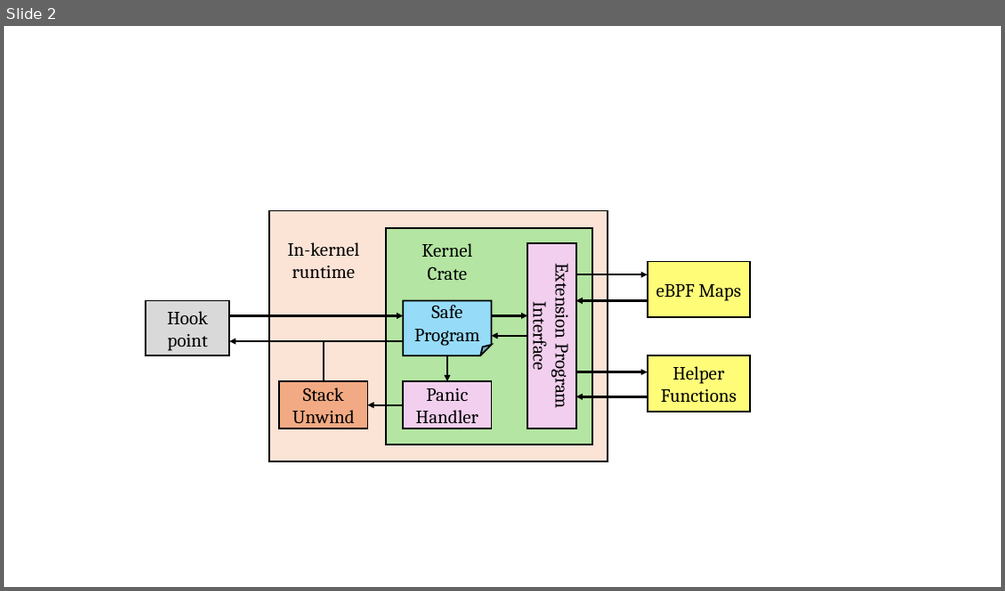
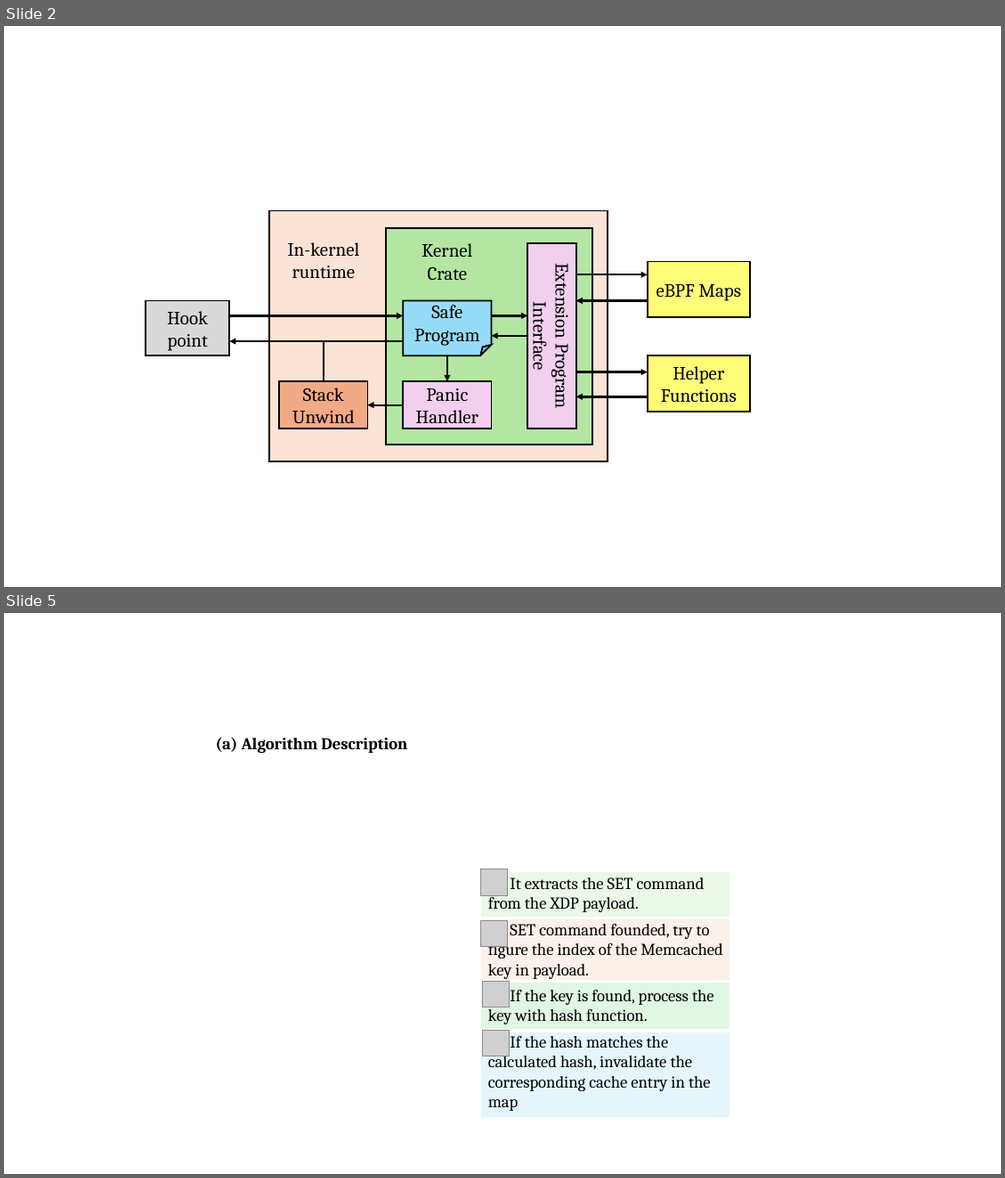
Before and after one commit to upgautamvt/publish-paper, a slide deck: figs/figs.pptx. Shown one above the other, each under a label of ours: slide 2 before the commit, slides 2 and 5 after it; the slides between them are not shown. The pictures are 1005x591 and 1005x1178 pixels, drawn with LibreOffice and Linux fonts; fonts in the diff are those of the drawing; grey boxes stand for pictures. Boxes give left, top, right and bottom in pixels: in the first picture for what was removed or moved away, otherwise in the second. Text is boxed around its words. In the diff, an @@ line names an element or a change of style, - is before the commit and + after.

```diff
--- a/figs/figs.pptx
+++ b/figs/figs.pptx
@@ slide 5 added at (4,613,1001,1174), background #FFFFFF @@
@@ text added at (216,737,407,753), 16 pt, text #000000, bold @@
+(a) Algorithm Description
@@ rectangle added at (481,872,730,916), fill #D9F2D0 at 50% opacity @@
@@ picture added at (481,869,507,896) @@
@@ text added at (488,877,722,1111), 16 pt, text #000000 @@
+It extracts the SET command from the XDP payload.
+SET command founded, try to figure the index of the Memcached key in payload.
+If the key is found, process the key with hash function.
+If the hash matches the calculated hash, invalidate the corresponding cache entry in the map
@@ rectangle added at (481,919,730,981), fill #FBE3D6 at 50% opacity @@
@@ picture added at (481,920,507,947) @@
@@ rectangle added at (481,982,730,1029), fill #C2F1C8 at 50% opacity @@
@@ picture added at (483,981,509,1007) @@
@@ rectangle added at (481,1032,730,1117), fill #CAEEFB at 50% opacity @@
@@ picture added at (483,1030,509,1055) @@
```
Also in this commit, not shown: 4 other slides added, 4 other files.
